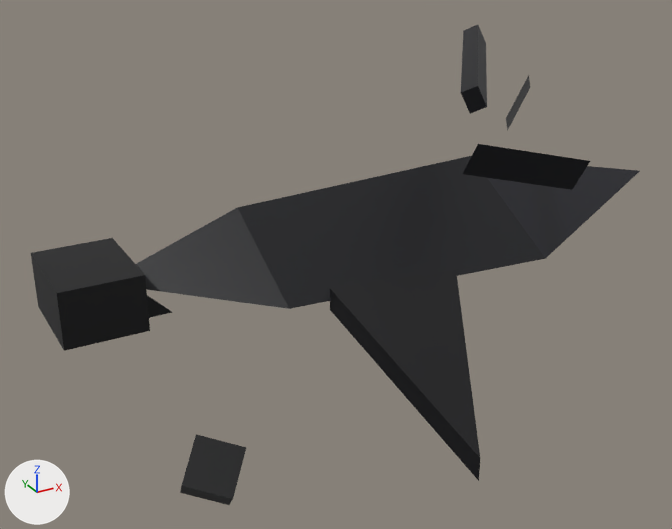
One commit to the glTF model assets/ghost_wreck.glb: the scene before it, then after it.
Both versions are drawn from a 50 mm lens placed at (-1.87, -2.85, 1.34), pointed at (-0.36, -0.1, -0.03). The axes (+X, +Y, +Z) are drawn at lower left. The lights are the same throughout. The first picture is the older version. Vertices at exactly the same position are counted once.

Names of what the first picture shows: 'ghost_wreck'.
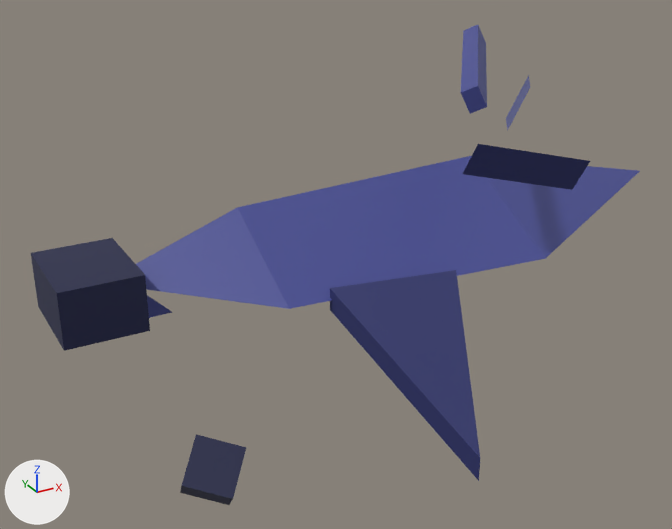
Location of each change, (x1, y1, x2, y2) in pixels of the pictures (672 x 529 px):
part 1 of me_wreck_hull_001, recoloured (black to blue)
    both: (136, 25, 640, 318)
part 2 of me_wreck_hull_001, recoloured (black to dark blue)
    both: (31, 144, 590, 504)

What changed in the scene script:
```text
Change me_wreck_hull_001:
    where me_wreck_hull_001.from_pydata(...)  # 51 vertices, 65 faces; spans x -1.38..1.25, y -1.05..0.65, z -0.55..0.75
    used by ob_ghost_wreck; location = (0.0, 0.0, 0.0)
    me_wreck_hull_001 part 1: 35 faces centred in x -1.0..1.01, y -0.62..0.61, z -0.44..0.71 are repainted in the vertex colours; the middle colour goes from black #05060e to blue #474d94
    me_wreck_hull_001 part 2: 30 faces centred in x -1.38..-0.07, y -0.86..0.18, z -0.5..0.54 are repainted in the vertex colours; the middle colour goes from black #020306 to dark blue #1a1f47
```
